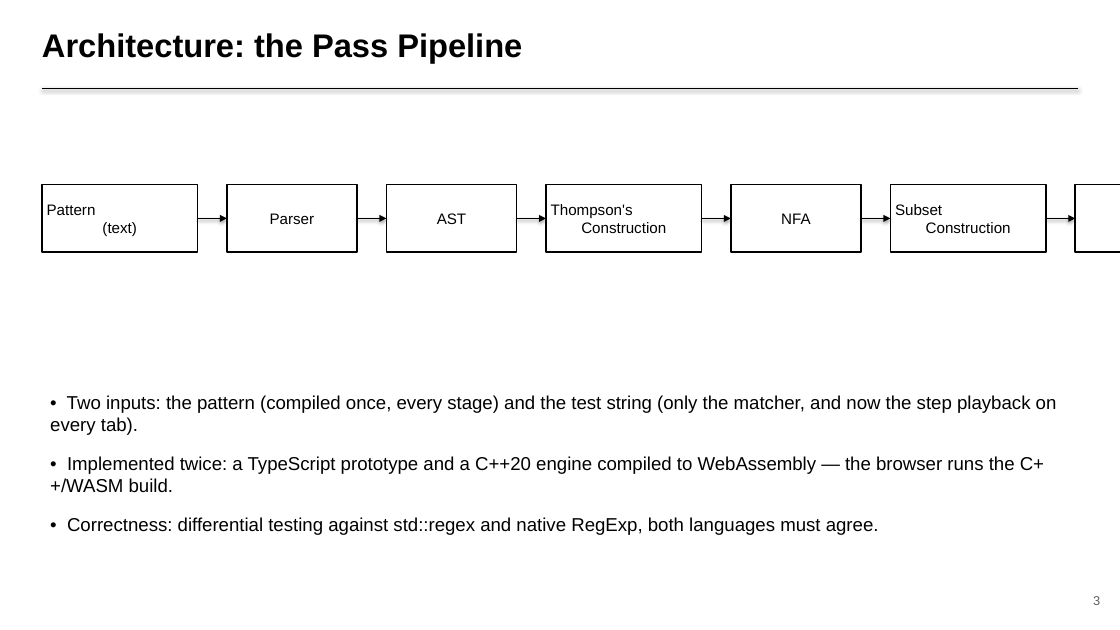
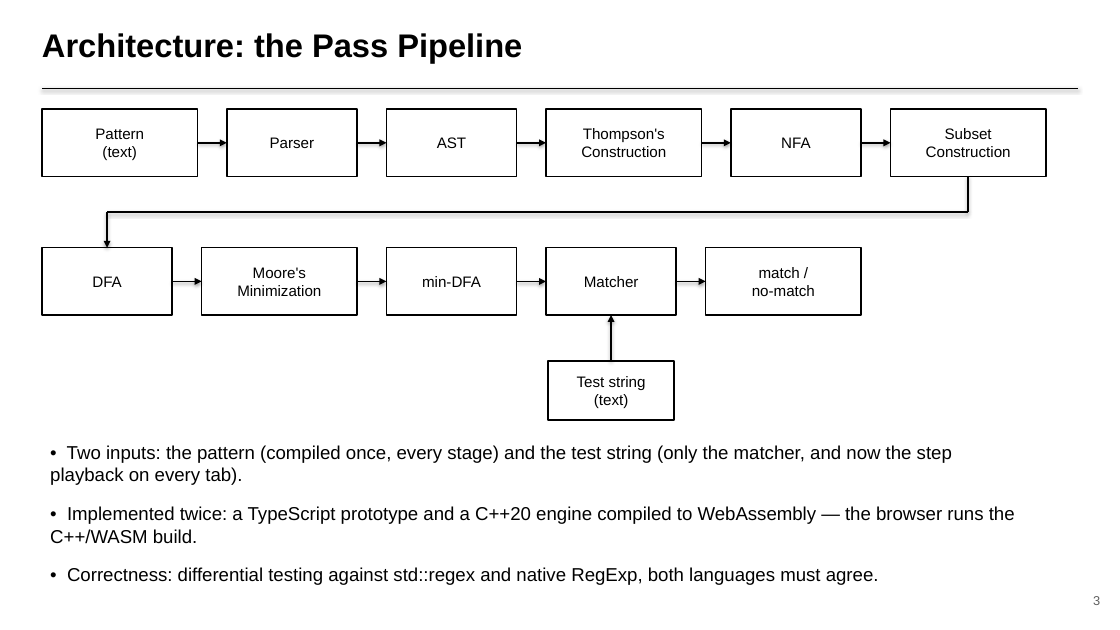
Before and after one commit to Vignesh-P-C/regexlab, a slide deck: slide 3 of docs/presentation.pptx. Drawn at 1120x630 pixels with LibreOffice and Linux fonts; fonts in the diff are those of the drawing. Boxes give left, top, right and bottom in pixels: in the first picture for what was removed or moved away, otherwise in the second. Text is boxed around its words. In the diff, an @@ line names an element or a change of style, - is before the commit and + after.

Commit message:
fix(docs): fix slide 3 pipeline diagram overflowing off the slide
The 11-box pipeline diagram was laid out in a single row needing
~22.5in on a 13.33in-wide slide. Rebuilt as a two-row flowchart
(same box sizes/fonts, no shrinking) with a connector routing the
flow from the end of row 1 into the start of row 2, and moved the
test-string input box under its new Matcher position.

```diff
--- a/docs/presentation.pptx
+++ b/docs/presentation.pptx
@@ text in rectangle at [95, 128, 144, 160]: text changed @@
-Pattern
-(text)
+Pattern
+(text)
@@ arrow added from (357, 143) to (386, 143), #000000 1.25 pt @@
@@ arrow added from (517, 143) to (546, 143), #000000 1.25 pt @@
@@ text in rectangle at [581, 128, 666, 157]: text changed @@
-Thompson's
-Construction
+Thompson's
+Construction
@@ 6 rectangles, 3 arrows: place and size @@
-6 rectangles, 3 arrows at [42, 185, 1046, 252]
+6 rectangles, 3 arrows at [42, 109, 1046, 176]
@@ text in rectangle at [926, 128, 1011, 157]: text changed @@
-Subset
-Construction
+Subset
+Construction
@@ line added from (969, 176) to (969, 212), #000000 1.25 pt @@
@@ line added from (107, 212) to (969, 212), #000000 1.25 pt @@
@@ arrow added from (107, 212) to (107, 248), #000000 1.25 pt @@
@@ rectangle "DFA": place and size @@
-rectangle "DFA" at [1075, 185, 1120, 252]
+rectangle "DFA" at [42, 248, 172, 315]
@@ rectangle added at [202, 248, 357, 315], fill #FFFFFF, outline #000000 1.25 pt, 13 pt, text #000000 @@
+Moore's
+Minimization
@@ rectangle added at [386, 248, 517, 315], fill #FFFFFF, outline #000000 1.25 pt, 13 pt, text #000000 @@
+min-DFA
@@ rectangle added at [546, 248, 676, 315], fill #FFFFFF, outline #000000 1.25 pt, 13 pt, text #000000 @@
+Matcher
@@ rectangle added at [706, 248, 861, 315], fill #FFFFFF, outline #000000 1.25 pt, 13 pt, text #000000 @@
+match /
+no-match
@@ arrow moved from (1046, 218) - (1075, 218) to (172, 281) - (202, 281) @@
@@ arrow moved from (357, 218) - (386, 218) to (357, 281) - (386, 281) @@
@@ arrow moved from (517, 218) - (546, 218) to (517, 281) - (546, 281) @@
@@ arrow added from (676, 281) to (706, 281), #000000 1.25 pt @@
@@ arrow added from (612, 361) to (612, 315), #000000 1.25 pt @@
@@ rectangle added at [549, 361, 675, 420], fill #FFFFFF, outline #000000 1.25 pt, 13 pt, text #000000 @@
+Test string
+(text)
@@ text "• Two inputs: the pattern ..." rewrapped from [50, 395, 1057, 535] to [50, 445, 1015, 585] @@
```
